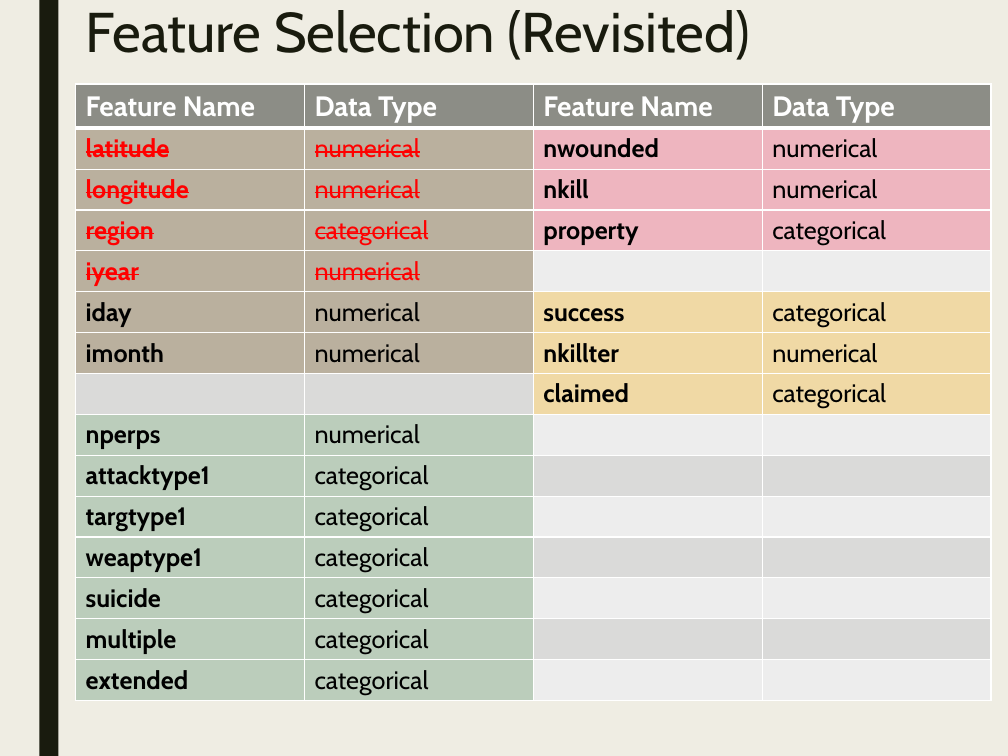
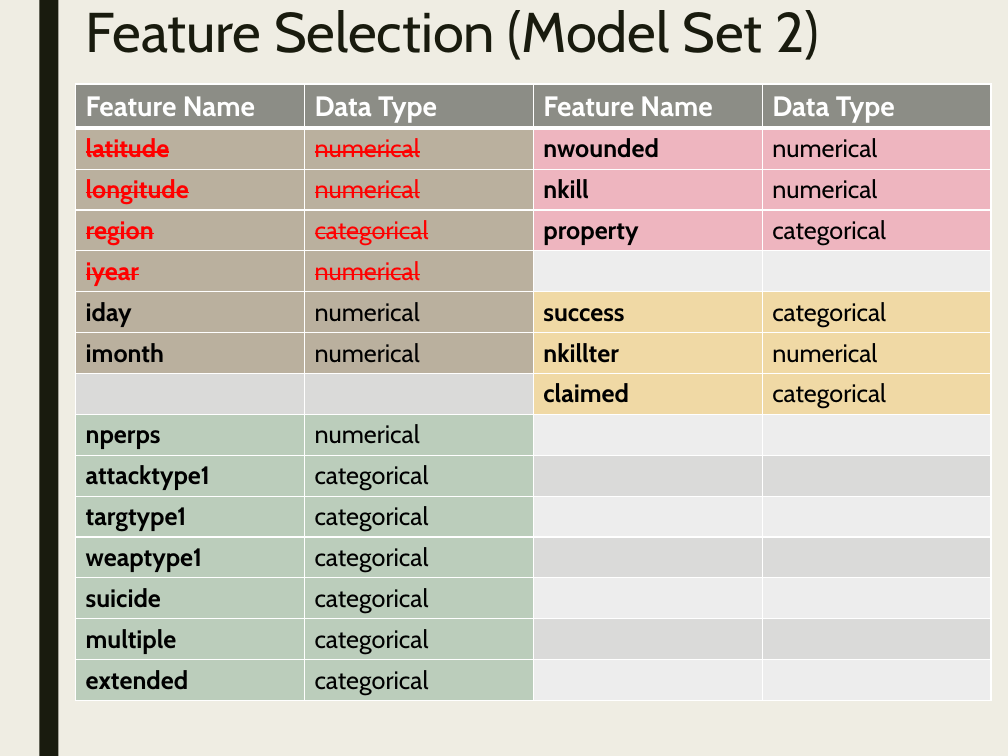
Before and after one commit to stats-learning-fall2019/final-project, a slide deck: slide 34 of presentation/gtdb-final-presentation.pptx (slide 33 before the commit). Drawn at 1008x756 pixels with LibreOffice and Linux fonts; fonts in the diff are those of the drawing. Boxes give left, top, right and bottom in pixels: in the first picture for what was removed or moved away, otherwise in the second. Text is boxed around its words. In the diff, an @@ line names an element or a change of style, - is before the commit and + after.

Commit message:
Adds "Sean" slides including q2 initial slides and modifies a few slides for q1 (titles and content)

```diff
--- a/presentation/gtdb-final-presentation.pptx
+++ b/presentation/gtdb-final-presentation.pptx
@@ title at (x1=86, y1=10, x2=819, y2=60): text changed @@
-Feature Selection (Revisited)
+Feature Selection (Model Set 2)
```
Also in this commit, not shown: 11 other slides changed, 4 slides added.
